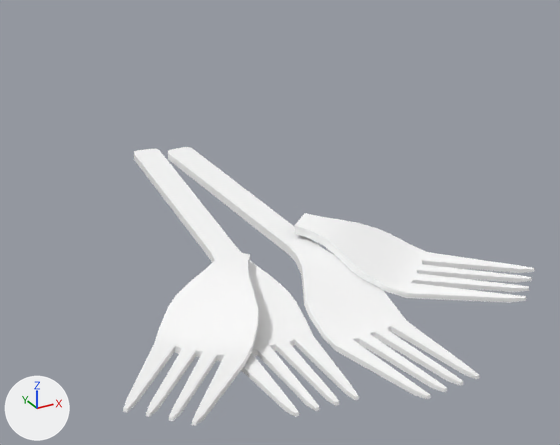
Before and after pictures for a commit that changed the FBX model Assets/Art/Models/RC_Car/Bumper/Bumper_UPG4_Model.fbx.
Both versions are drawn from a 50 mm camera at (-2.34, -7.15, 2.82) aimed at (0.18, -2.56, 0.53). Every picture has the same lights, and +X, +Y and +Z are marked at lower left.

In view in the first picture: 'Bumper_UPG4_Model'.
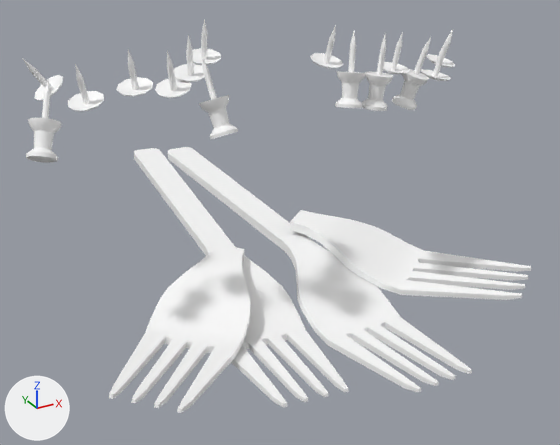
ob_bumper is not drawn itself; it is the parent of ob_bumper_upg4_model.

Pixel boxes (x1, y1, x2, y2) of what changed, in the pictures (560 x 445 px; the box of a moved part takes in the faces that stretch with it):
'Bumper_UPG4_Model', reshaped, moved, turned
    before: (123, 147, 535, 426)
    after: (22, 19, 531, 413)
part 1 of me_mesh, moved or reshaped
    before: (123, 250, 258, 426)
    after: (109, 244, 251, 413)
part 2 of me_mesh, moved or reshaped
    before: (134, 149, 359, 417)
    after: (134, 148, 349, 407)
part 3 of me_mesh, moved or reshaped
    before: (168, 147, 479, 399)
    after: (168, 147, 472, 392)
part 4 of me_mesh, moved or reshaped
    before: (294, 213, 535, 303)
    after: (290, 210, 531, 300)
part 5 of me_mesh, added
    after: (22, 19, 238, 163)
part 6 of me_mesh, added
    after: (310, 25, 455, 111)

The change, as a list of edits to the scene's bpy script:
```text
Change me_mesh:
    used by ob_bumper_upg4_model
    remove me_mesh.from_pydata(...)  # 360 vertices, 342 faces; spans x -150.0..157.0, y 5.0..51.0, z 9.0..432.0
    add me_mesh.from_pydata(...)  # 1255 vertices, 1342 faces; spans x -159.0..159.0, y -102.0..102.0, z -212.0..212.0
    me_mesh part 1: the loose piece of 84 vertices spanning x -150.0..-14.0, y 14.0..43.0, z 249.0..401.0 is moved by (2.0, -108.0, -221.0)
    me_mesh part 2: the loose piece of 96 vertices spanning x -64.0..14.0, y 5.0..41.0, z 9.0..412.0 is moved by (2.0, -108.0, -221.0)
    me_mesh part 3: the loose piece of 96 vertices spanning x -1.0..61.0, y 6.0..44.0, z 30.0..432.0 is moved by (2.0, -108.0, -221.0)
    me_mesh part 4: the loose piece of 84 vertices spanning x 29.0..157.0, y 17.0..51.0, z 238.0..395.0 is moved by (2.0, -108.0, -221.0)
    me_mesh part 5: 464 vertices added at x -159.0..-37.0, y 31.0..102.0, z 22.0..113.0
    me_mesh part 6: 431 vertices added at x 14.0..129.0, y 40.0..96.0, z 73.0..116.0
Change ob_bumper:
    ob_bumper.rotation_euler: (1.588, -0.0175, 0.0175) -> (1.571, 0.0, 0.0)  # degrees (91, -1, 1) -> degrees (90, 0, 0)
Change ob_bumper_upg4_model:
    ob_bumper_upg4_model.location: (0.0, 0.0, 0.0) -> (-2.389, 107.6, 220.7)
```
